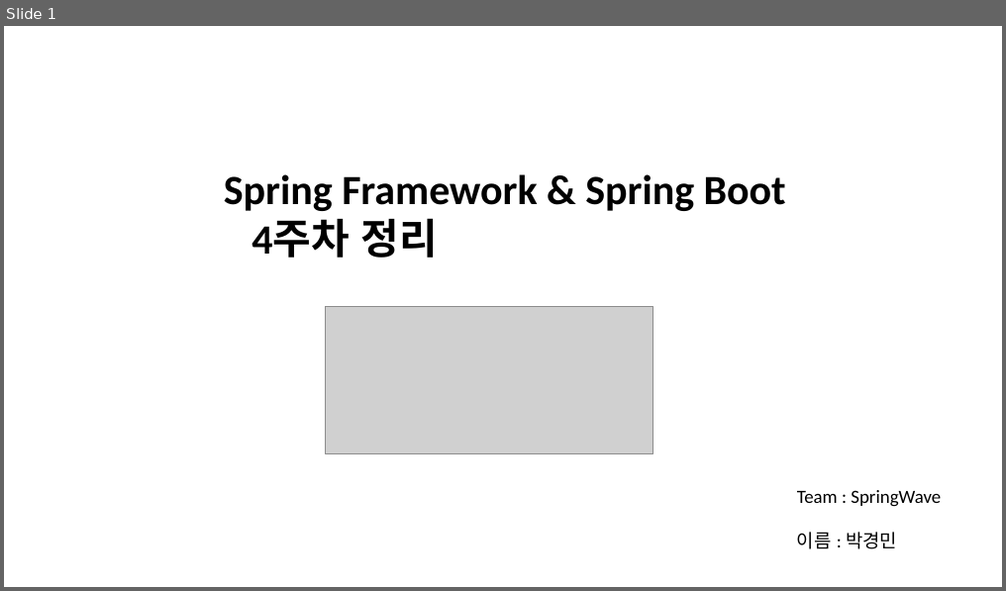
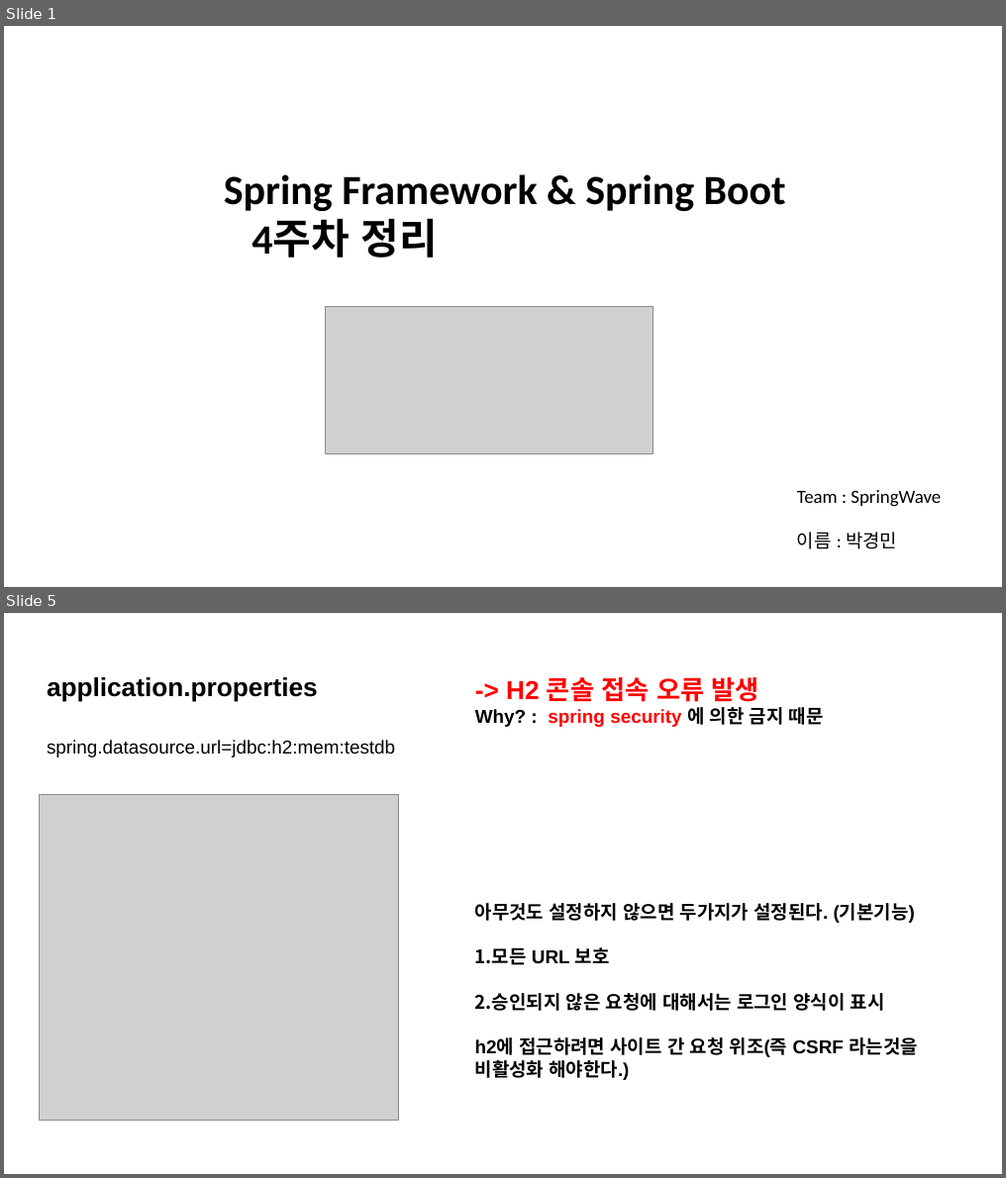
Before and after one commit to kyungmin1221/Tave_Study, a slide deck: 복습정리자료/spring 4주차 정리(kyungmin) .pptx. Shown one above the other, each under a label of ours: slide 1 before the commit, slides 1 and 5 after it; the slides between them are not shown. The pictures are 1006x591 and 1006x1178 pixels, drawn with LibreOffice and Linux fonts; fonts in the diff are those of the drawing; grey boxes stand for pictures. Boxes give left, top, right and bottom in pixels: in the first picture for what was removed or moved away, otherwise in the second. Text is boxed around its words. In the diff, an @@ line names an element or a change of style, - is before the commit and + after.

```diff
--- a/복습정리자료/spring 4주차 정리(kyungmin) .pptx
+++ b/복습정리자료/spring 4주차 정리(kyungmin) .pptx
@@ slide 5 added at (4, 613, 1002, 1174), background #FFFFFF @@
@@ text added at (47, 677, 318, 702), 25 pt, text #000000, bold @@
+application.properties
@@ text added at (475, 677, 824, 727), 18 pt, text #FF0000, bold @@
+-> H2 콘솔 접속 오류 발생
+Why? : spring security 에 의한 금지 때문
@@ text added at (47, 740, 395, 758), 18 pt, text #000000 @@
+spring.datasource.url=jdbc:h2:mem:testdb
@@ picture added at (40, 794, 399, 1120) @@
@@ text added at (475, 903, 918, 1080), 18 pt, text #000000, bold @@
+아무것도 설정하지 않으면 두가지가 설정된다. (기본기능)
+1. 모든 URL 보호
+2. 승인되지 않은 요청에 대해서는 로그인 양식이 표시
+h2에 접근하려면 사이트 간 요청 위조(즉 CSRF 라는것을 비활성화 해야한다.)
```
Also in this commit, not shown: 1 slide changed, 5 other slides added, 5 slides removed.
